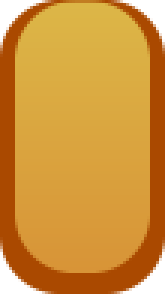
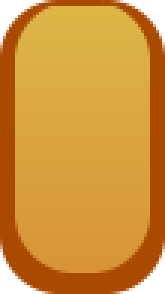
Layer changes from the first 165px x 294px image to the second:
hid "Objeto inteligente vectorial", painted on it, masked it over (51, 0, 114, 6)
added layer "Button02" over (51, 0, 114, 6)
